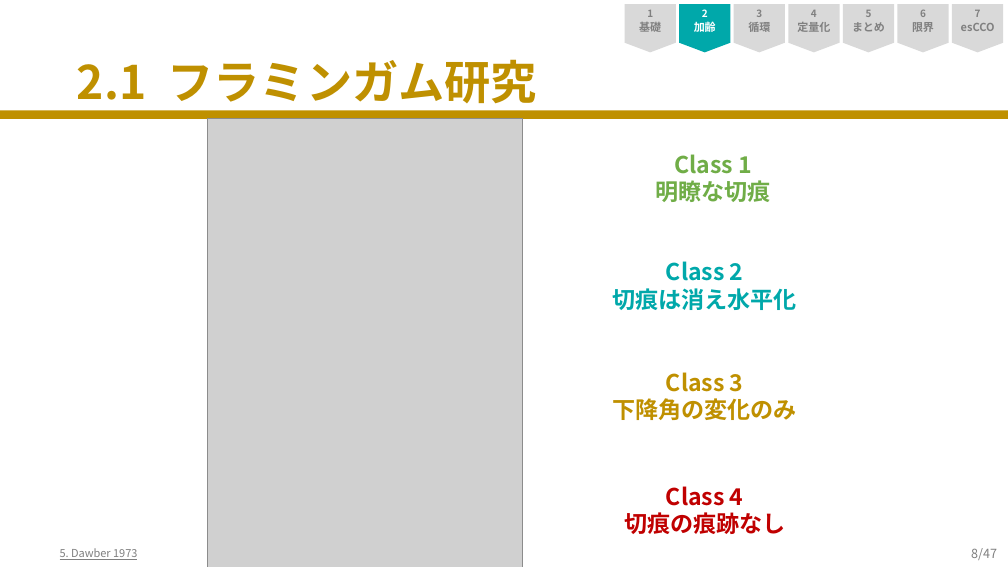
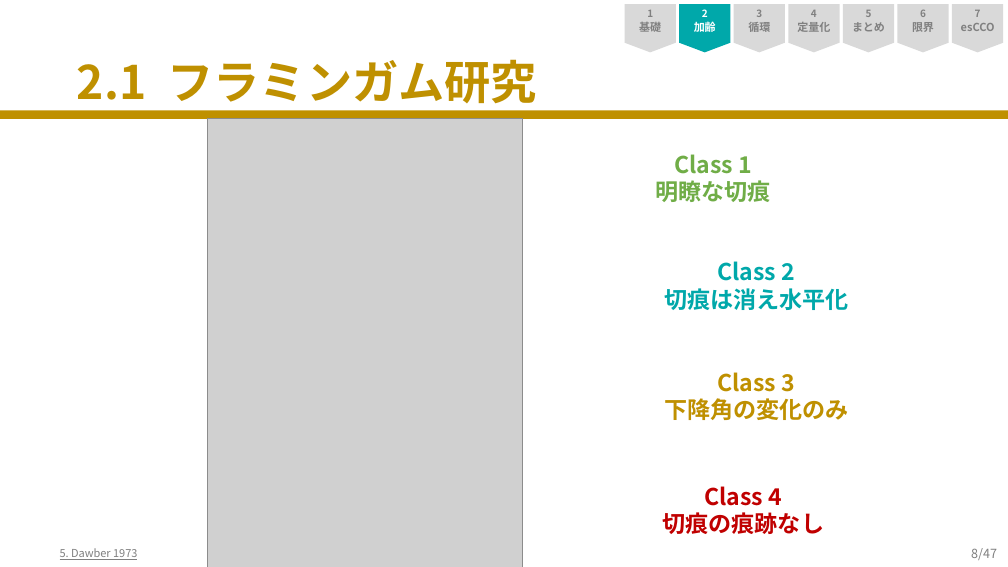
Before and after one commit to nobumitsu-3141/ppg-study, a slide deck: slide 8 of SpO2PPG_revised_websafe.pptx. Drawn at 1008x567 pixels with LibreOffice and Linux fonts; fonts in the diff are those of the drawing; grey boxes stand for pictures. Boxes give left, top, right and bottom in pixels: in the first picture for what was removed or moved away, otherwise in the second. Text is boxed around its words. In the diff, an @@ line names an element or a change of style, - is before the commit and + after.

```diff
--- a/SpO2PPG_revised_websafe.pptx
+++ b/SpO2PPG_revised_websafe.pptx
@@ text "Class 2 切痕は消え水平化": place and size @@
-text "Class 2 切痕は消え水平化" at box(613, 261, 797, 310)
+text "Class 2 切痕は消え水平化" at box(664, 261, 848, 310)
@@ text "Class 3 下降角の変化のみ": place and size @@
-text "Class 3 下降角の変化のみ" at box(613, 372, 797, 420)
+text "Class 3 下降角の変化のみ" at box(664, 372, 848, 420)
@@ text "Class 4 切痕の痕跡なし": place and size @@
-text "Class 4 切痕の痕跡なし" at box(624, 486, 785, 534)
+text "Class 4 切痕の痕跡なし" at box(663, 486, 824, 534)
```
Also in this commit, not shown: 16 other slides changed, 3 other files.
